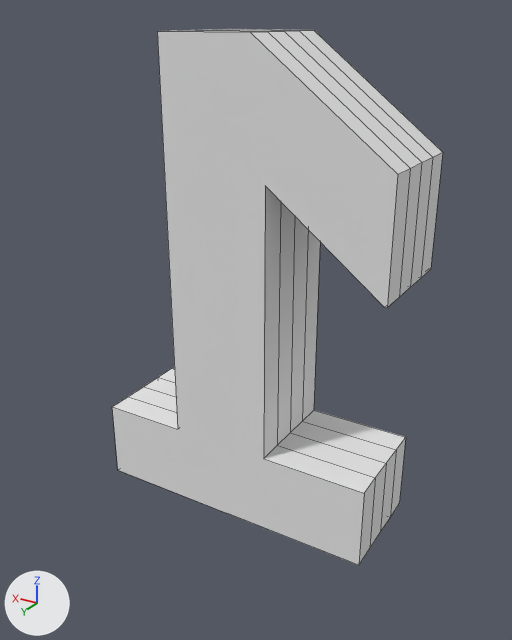
What one commit did to the OBJ model Models/Number1_Text.obj.
Camera for both pictures: a 50 mm camera at (-7.8, 12.88, 11.08) aimed at (-0.5, 0.71, 5.0). Arrows for +X, +Y and +Z are at lower left; the lights stay in place. Mesh edges are drawn as thin lines. Where no turn or scale is listed for an object, it has been applied to the vertices.

Objects in the first picture: 'Number1_Text'.
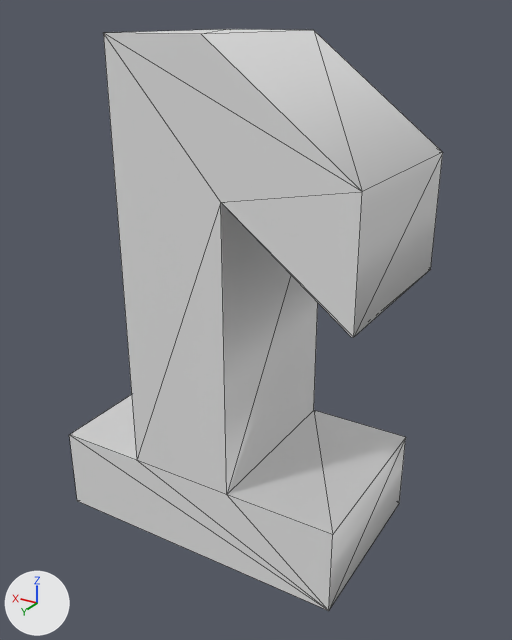
The newer file is also rescaled (x0.0498), turned or shifted as a whole; pictures and numbers use the older file's frame.

Changed parts and their boxes (x1, y1, x2, y2) in the pictures (512 x 640 px; the box of a moved part takes in the faces that stretch with it):
'Number1_Text', reshaped (13% wider, 9% taller): before (112, 29, 443, 565); after (69, 29, 443, 611)
part 1 of me_number1_text, moved or reshaped: before (112, 29, 443, 565); after (69, 29, 443, 611)

The edits, one by one:
me_number1_text is used by ob_number1_text; location (0.0, 0.0, 0.0).
me_number1_text had 65 vertices, 54 faces and spanned x -3.63..3.45, y -1.25..1.25, z 0.0..10.8.
me_number1_text no longer uses material mat_typestandardsurfacesg (white #e7e7e7).
me_number1_text now has 24 vertices, 44 faces and spans x -3.63..3.45, y -1.25..2.77, z 0.0..10.8.
Part 1, on me_number1_text:
53 vertices are removed from x -3.63..3.45, y -1.25..1.25, z 0.0..10.8.
54 faces are deleted.
12 new vertices lie (0.0, 4.02, 0.0) away from vertices in x -3.63..3.45, y -1.25, z 0.0..10.8.
44 new faces join them.
me_number1_text part 2: the surface is now shaded smooth.
